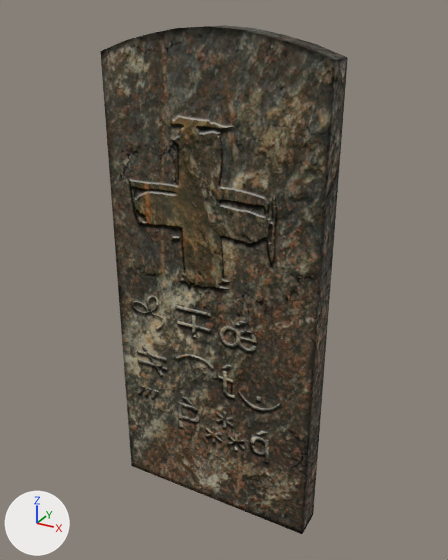
One commit to the OBJ model Chogather/Models/Door/door.obj: the scene before it, then after it.
One viewpoint serves both versions: a 50 mm camera at (8.72, -15.38, 8.08) aimed at (0.11, 0.27, 0.26). Lighting does not change. The marker at lower left points along +X, +Y and +Z. Where no turn or scale is listed for an object, it has been applied to the vertices.

Names of what the first picture shows: 'Mezar'.
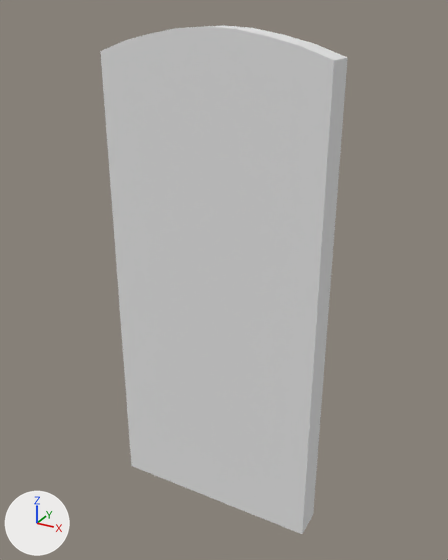
The newer file is also rescaled (x0.2), turned or shifted as a whole; pictures and numbers use the older file's frame.

Where the change shows, as pixel boxes (x1, y1, x2, y2) in the pictures (448 x 560 px):
```json
{"object": "Mezar", "change": "recoloured", "before": [100, 25, 348, 534], "after": [100, 25, 348, 534]}
```

Edits to the scene script, one JSON object a line:
```json
{"op": "add", "block": "mat_mat_001", "code": ["mat_mat_001 = principled_material('Mat.001')", "mat_mat_001.base_color = (0.8, 0.8, 0.8)  # white #e7e7e7", "mat_mat_001.roughness = 1.0"]}
{"block": "me_mezar", "where": "me_mezar.from_pydata(...)  # 30 vertices, 34 faces; spans x -3.5..3.5, y -0.5..0.5, z -8.0..7.6"}
{"op": "remove", "block": "me_mezar", "code": "me_mezar.materials.append(mat_mat)"}
{"op": "add", "block": "me_mezar", "code": "me_mezar.materials.append(mat_mat_001)  # white #e7e7e7"}
```
